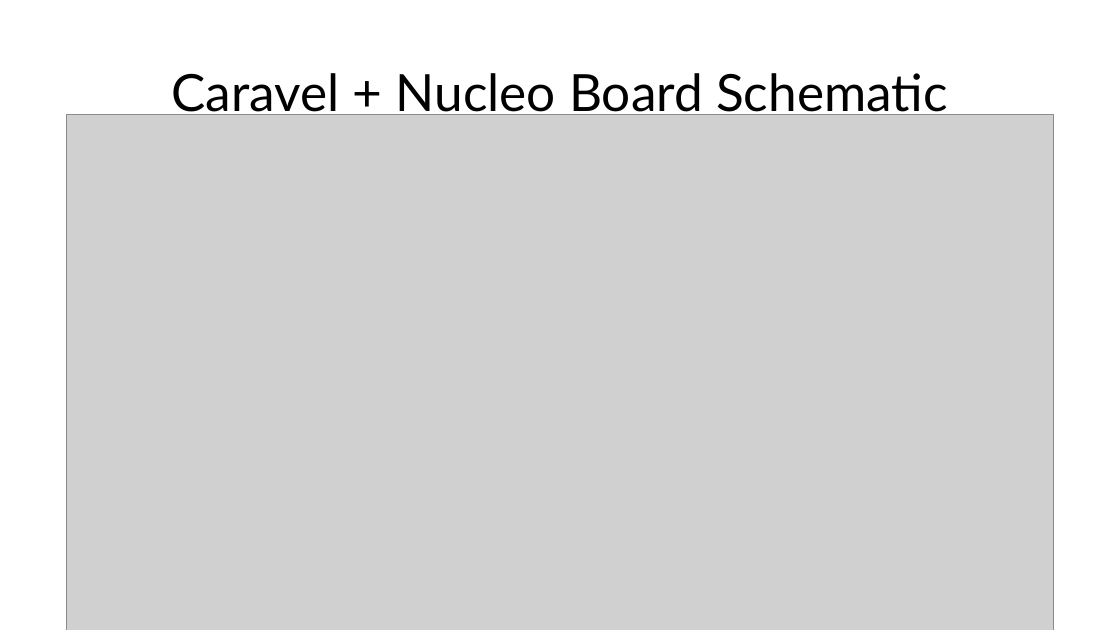
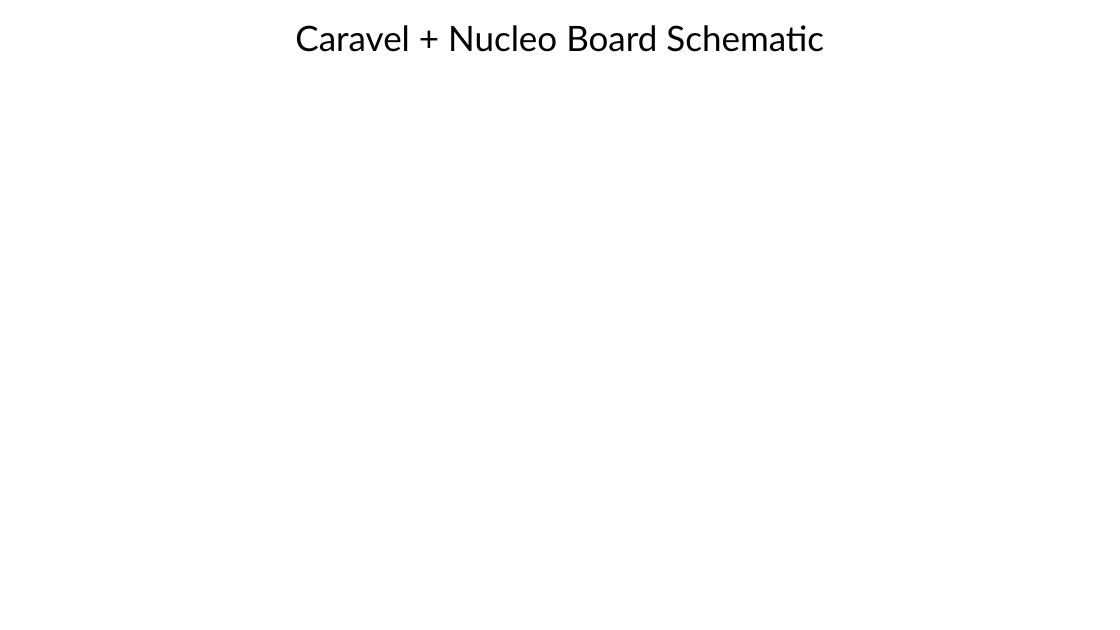
Before and after one commit to efabless/caravel_board, a slide deck: slide 13 of hardware/caravel_Nucleo/docs/Caravel+Nucleo Board.pptx (slide 15 before the commit). Drawn at 1120x630 pixels with LibreOffice and Linux fonts; fonts in the diff are those of the drawing; grey boxes stand for pictures; background and template pictures are left out. Boxes give left, top, right and bottom in pixels: in the first picture for what was removed or moved away, otherwise in the second. Text is boxed around its words. In the diff, an @@ line names an element or a change of style, - is before the commit and + after.

Commit message:
update caravel board Nucleo-144 hat

```diff
--- a/hardware/caravel_Nucleo/docs/Caravel+Nucleo Board.pptx
+++ b/hardware/caravel_Nucleo/docs/Caravel+Nucleo Board.pptx
@@ title "Caravel + Nucleo Board Schematic": place and size @@
-title "Caravel + Nucleo Board Schematic" at (172, 73, 947, 120)
+title "Caravel + Nucleo Board Schematic" at (295, 25, 824, 52)
@@ title "Caravel + Nucleo Board Schematic" at (295, 25, 824, 52): size 44 to 30 pt @@
@@ picture removed at (66, 114, 1054, 630) @@
```
Also in this commit, not shown: 4 other slides changed, 5 slides added, 2 slides removed, 10 other files.
